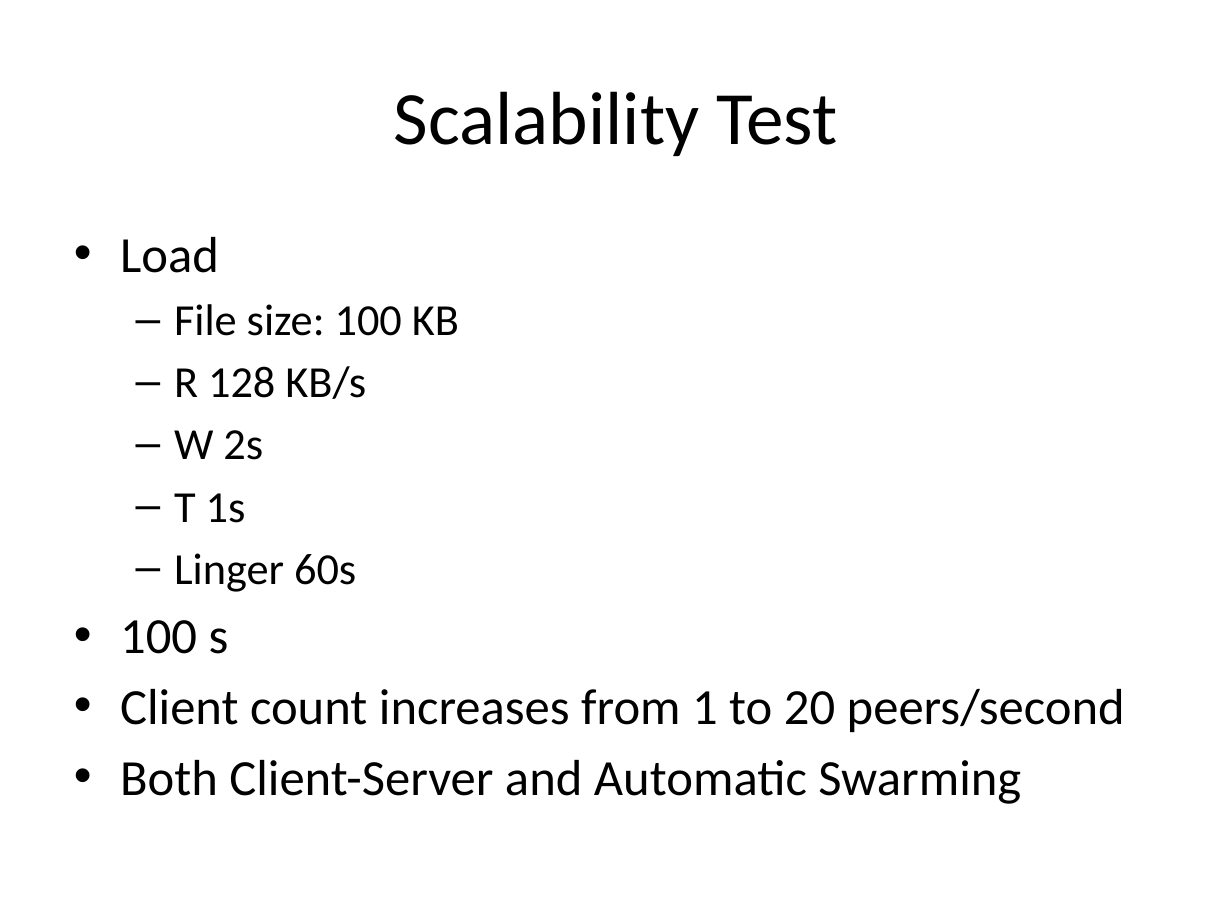
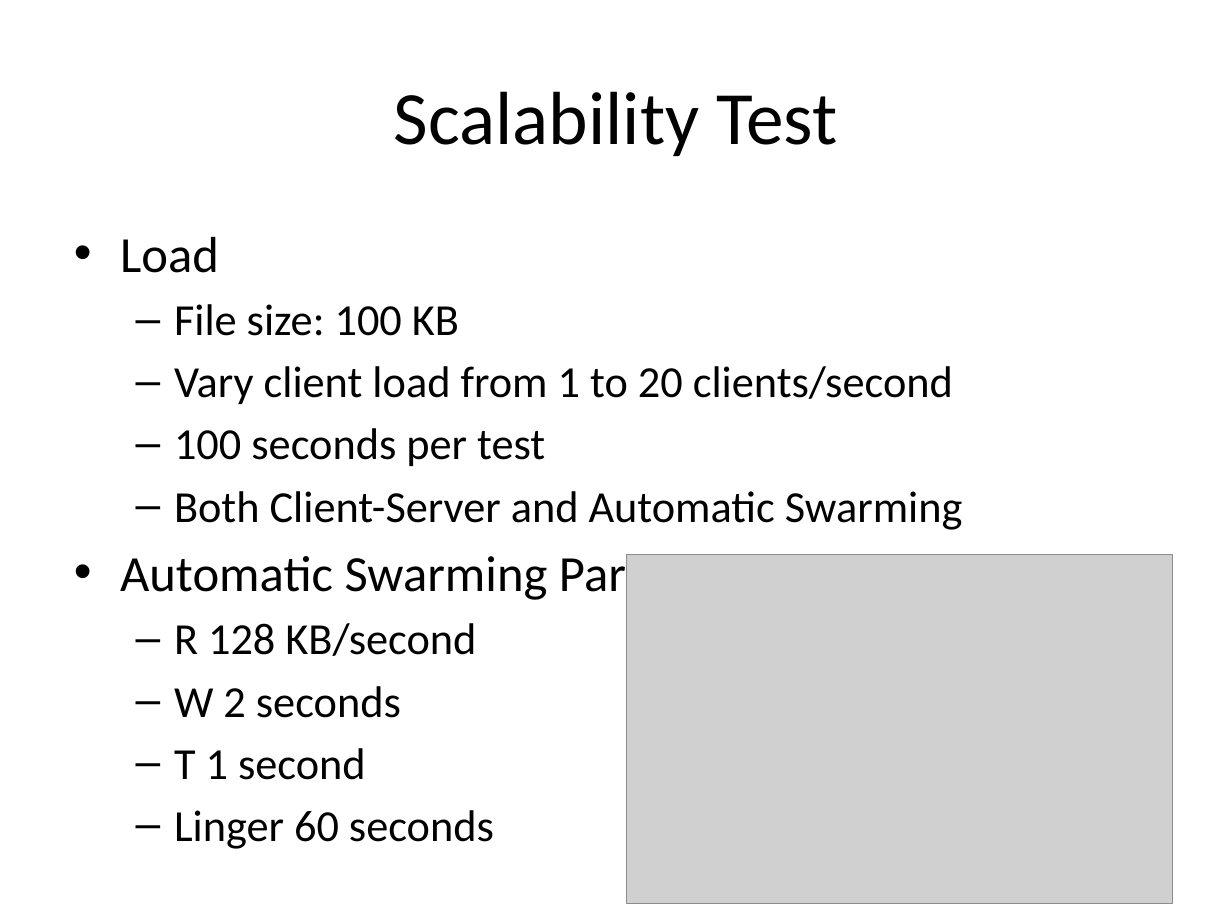
Before and after one commit to rdp/p2pwebclient, a slide deck: slide 18 of thesis_presentation/How to Make the Internet Faster.pptx (slide 19 before the commit). Drawn at 1232x924 pixels with LibreOffice and Linux fonts; fonts in the diff are those of the drawing; grey boxes stand for pictures. Boxes give left, top, right and bottom in pixels: in the first picture for what was removed or moved away, otherwise in the second. Text is boxed around its words. In the diff, an @@ line names an element or a change of style, - is before the commit and + after.

```diff
--- a/thesis_presentation/How to Make the Internet Faster.pptx
+++ b/thesis_presentation/How to Make the Internet Faster.pptx
@@ text at bbox=[174, 366, 953, 466]: text changed; size 29.6 to 25.9 pt @@
-  – R 128 KB/s
-  – W 2s
-  – T 1s
-  – Linger 60s
-• 100 s
-• Client count increases from 1 to 20 peers/second
+  – Vary client load from 1 to 20 clients/second
+  – 100 seconds per test
@@ text at bbox=[174, 491, 963, 530]: size 29.6 to 25.9 pt in "Both Client-Server and Automatic Swarming"; bullet • to –; list level 1 to 2 in "Both Client-Server and Automatic Swarming" @@
@@ text at bbox=[120, 549, 793, 849]: paragraphs added @@
+• Automatic Swarming Parameters
+  – R 128 KB/second
+  – W 2 seconds
+  – T 1 second
+  – Linger 60 seconds
@@ picture added at bbox=[626, 554, 1172, 903] @@
```
Also in this commit, not shown: 29 other slides changed, 2 slides added, 2 slides removed, 2 other files.
